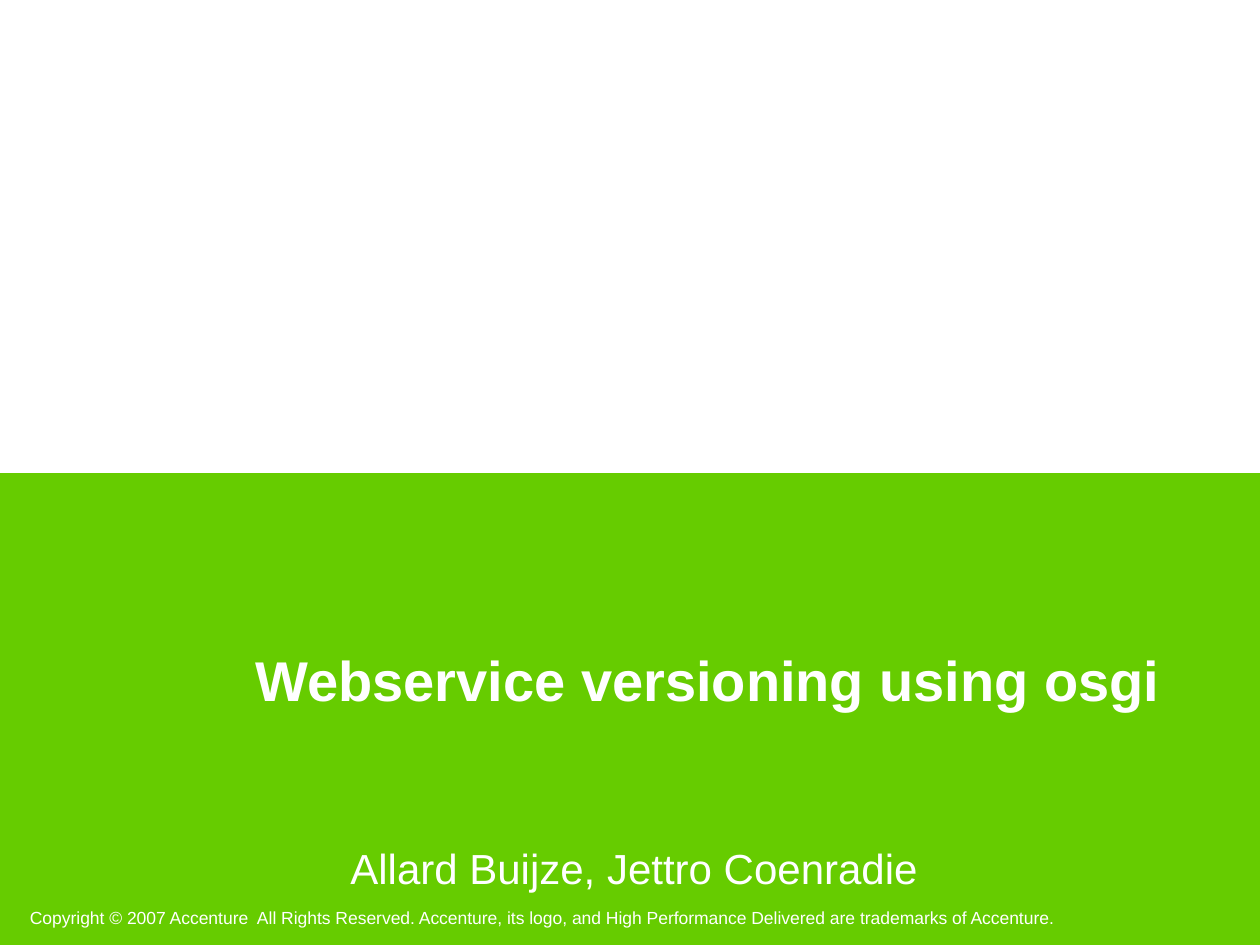
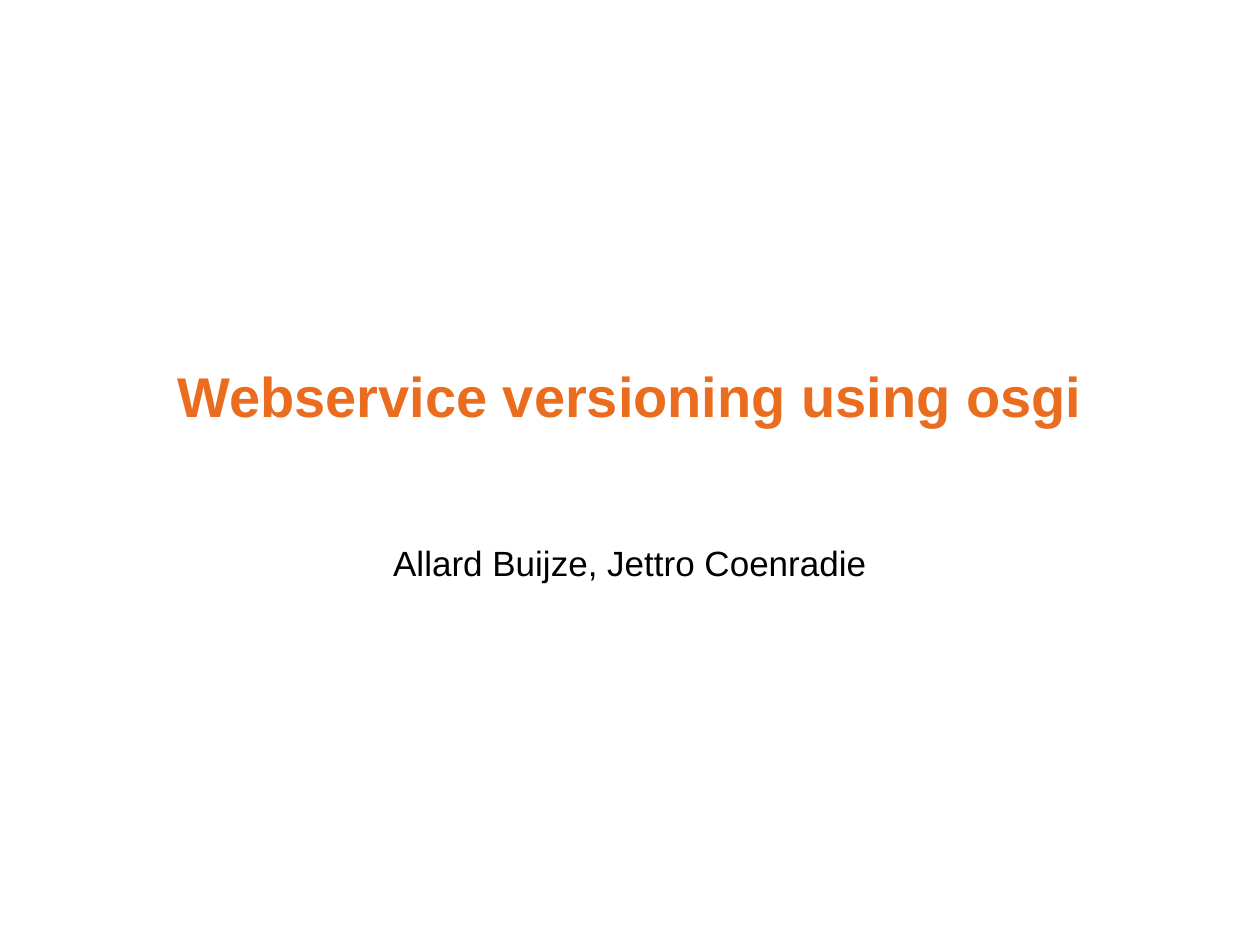
Before and after one commit to noushadali/osgi-samples, a slide deck: slide 1 of congress-registration/documentation/Webservice versioning using osgi.ppt. Drawn at 1260x945 pixels with LibreOffice and Linux fonts; fonts in the diff are those of the drawing; background and template pictures are left out. Boxes give left, top, right and bottom in pixels: in the first picture for what was removed or moved away, otherwise in the second. Text is boxed around its words. In the diff, an @@ line names an element or a change of style, - is before the commit and + after.

```diff
--- a/congress-registration/documentation/Webservice versioning using osgi.ppt
+++ b/congress-registration/documentation/Webservice versioning using osgi.ppt
@@ title "Webservice versioning using osgi": place and size @@
-title "Webservice versioning using osgi" at [255,660,1159,712]
+title "Webservice versioning using osgi" at [177,376,1081,428]
@@ title "Webservice versioning using osgi" at [177,376,1081,428]: text colour #FFFFFF to #EA6D1F; alignment left to centre; vertical alignment top to middle @@
@@ rectangle removed at [0,474,1260,945] @@
@@ subtitle "Allard Buijze, Jettro Coenradie": place and size @@
-subtitle "Allard Buijze, Jettro Coenradie" at [350,853,918,893]
+subtitle "Allard Buijze, Jettro Coenradie" at [393,550,866,583]
@@ subtitle "Allard Buijze, Jettro Coenradie" at [393,550,866,583]: size 24 to 20 pt, text colour #FFFFFF to #000000; alignment left to centre; less space between paragraphs @@
@@ text removed at [30,911,1054,928] @@
-Copyright © 2007 Accenture All Rights Reserved. Accenture, its logo, and High Performance Delivered are trademarks of Accenture.
```
Also in this commit, not shown: 17 other slides changed, 1 slide added, 2 slides removed.
